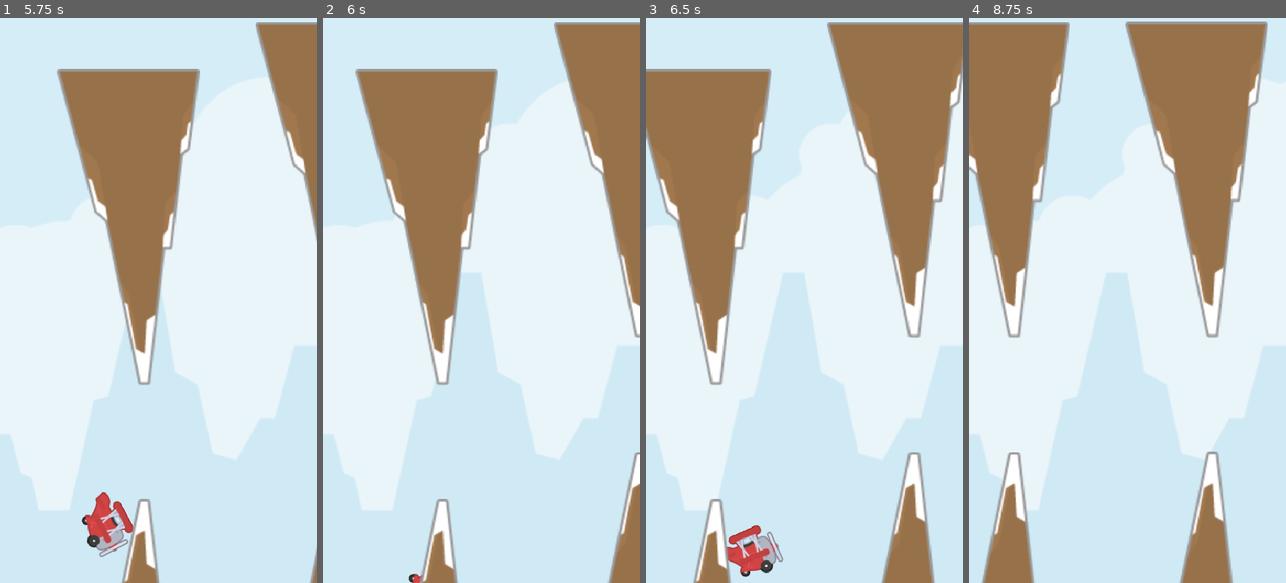
Above: before the commit, frames 1-4 (left to right).
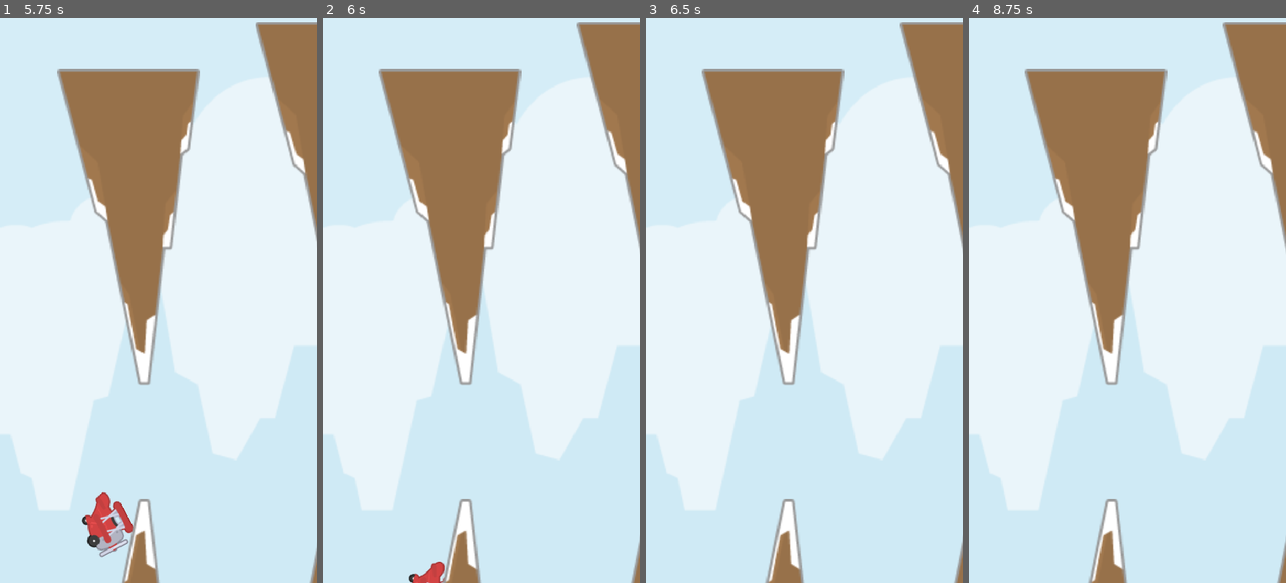
Above: after the commit, the same moments.

Repository: LHO-Developments/Godot-Projects
Game: Godot game, scene res://Scenes/Main/main.tscn
Two runs of this game, one before a commit and one after it. Both use one fixed random seed, a clock stepped at 60 frames per second and the inputs below.
Inputs:
- Up to frame 1 (5.75 s): tap Enter at 0.5 s; tap Space (jump) at 0.77, 1.52, 3.02, 3.77, 4.52 s
- Up to frame 2 (6 s): no input
- Up to frame 3 (6.5 s): tap Space (jump) at 6.02 s
- Up to frame 4 (8.75 s): tap Space (jump) at 6.77, 7.52 s

Frame 1 is identical in both runs. In frame 2, 16% of the frame differs, in the area x 10-100%, y 0-100%; in frame 3, 36%; in frame 4, 41%, in the area x 0-100%, y 0-100%.

Commit message:
add collision also update logic of if statement

Diff:
--- a/Flappy Plane/flappy-plane/Scenes/Main/main.gd
+++ b/Flappy Plane/flappy-plane/Scenes/Main/main.gd
@@ -1,5 +1,10 @@
 extends Node2D
 @onready var spawner: Spawner = $Spawner
+@onready var player: Player = $Player
 
 func _on_player_on_game_started() -> void:
 	spawner.timer.start();
+
+
+func _on_spawner_on_obstacle_crash() -> void:
+	player.stop_movement();
--- a/Flappy Plane/flappy-plane/Scenes/Main/main.tscn
+++ b/Flappy Plane/flappy-plane/Scenes/Main/main.tscn
@@ -21,3 +21,4 @@
 position = Vector2(4, 339)
 
 [connection signal="on_game_started" from="Player" to="." method="_on_player_on_game_started"]
+[connection signal="on_obstacle_crash" from="Spawner" to="." method="_on_spawner_on_obstacle_crash"]
--- a/Flappy Plane/flappy-plane/Scenes/Obstacle/obstacle.gd
+++ b/Flappy Plane/flappy-plane/Scenes/Obstacle/obstacle.gd
@@ -1,5 +1,5 @@
 extends Node2D
-
+class_name Obstacle;
 signal on_plane_crash;
 
 @export var move_speed: float = 150;
@@ -7,14 +7,20 @@
 func _process(delta: float) -> void:
 	position.x -= move_speed * delta;
 
+func set_speed(value: float) -> void:
+	move_speed = value;
 
 func _on_top_body_entered(body: Node2D) -> void:
-	if body != Player: return
+	if not body is Player: return
 	on_plane_crash.emit();
 	print("This Top");
 
 
 func _on_bottom_body_entered(body: Node2D) -> void:
-	if body != Player: return
+	if not body is Player: return
 	on_plane_crash.emit();
 	print("This Bottom");
+
+
+func _on_visible_on_screen_notifier_2d_screen_exited() -> void:
+	queue_free();
--- a/Flappy Plane/flappy-plane/Scenes/Obstacle/obstacle.tscn
+++ b/Flappy Plane/flappy-plane/Scenes/Obstacle/obstacle.tscn
@@ -7,7 +7,6 @@
 [node name="Obstacle" type="Node2D"]
 scale = Vector2(2, 2)
 script = ExtResource("1_0gd4u")
-move_speed = null
 
 [node name="Top" type="Area2D" parent="."]
 position = Vector2(0, -250)
@@ -27,5 +26,10 @@
 [node name="CollisionPolygon2D" type="CollisionPolygon2D" parent="Bottom"]
 polygon = PackedVector2Array(-53, 117, 52, 117, 46, 55, 40, 52, 31, -18, 26, -19, 16, -119, 9, -120, -17, 3, -26, 12)
 
+[node name="VisibleOnScreenNotifier2D" type="VisibleOnScreenNotifier2D" parent="."]
+position = Vector2(79, -88.5)
+rect = Rect2(-10, -40, 20, 80)
+
 [connection signal="body_entered" from="Top" to="." method="_on_top_body_entered"]
 [connection signal="body_entered" from="Bottom" to="." method="_on_bottom_body_entered"]
+[connection signal="screen_exited" from="VisibleOnScreenNotifier2D" to="." method="_on_visible_on_screen_notifier_2d_screen_exited"]
--- a/Flappy Plane/flappy-plane/Scenes/Player/player.gd
+++ b/Flappy Plane/flappy-plane/Scenes/Player/player.gd
@@ -36,3 +36,10 @@
 func rotate_player(delta: float) -> void:
 	if velocity.y > 0 && rotation < deg_to_rad(90):
 		rotation += rotation_speed * delta;
+
+func stop_movement() -> void:
+	should_process_input = false;
+
+func stop_gravity() -> void:
+	gravity = 0;
+	velocity = Vector2.ZERO;
--- a/Flappy Plane/flappy-plane/Scenes/Spawner/spawner.gd
+++ b/Flappy Plane/flappy-plane/Scenes/Spawner/spawner.gd
@@ -1,10 +1,14 @@
 extends Node2D
 class_name Spawner;
+
+signal on_obstacle_crash;
+
 const OBSTACLE = preload("res://Scenes/Obstacle/obstacle.tscn");
 @onready var timer: Timer = $Timer
 
 func create_obstacle() -> void:
 	var obs = OBSTACLE.instantiate();
+	obs.on_plane_crash.connect(_on_plane_crash);
 
 	var viewport: Rect2 = get_viewport_rect();
 	obs.position.x = viewport.end.x + 150;
@@ -14,5 +18,14 @@
 
 	add_child(obs);
 
+func stop_obstacles() -> void:
+	timer.stop();
+	for obs: Obstacle in get_children().filter(func(x): return x is Obstacle):
+		obs.set_speed(0);
+
 func _on_timer_timeout() -> void:
 	create_obstacle();
+
+func _on_plane_crash() -> void:
+	on_obstacle_crash.emit();
+	stop_obstacles();
